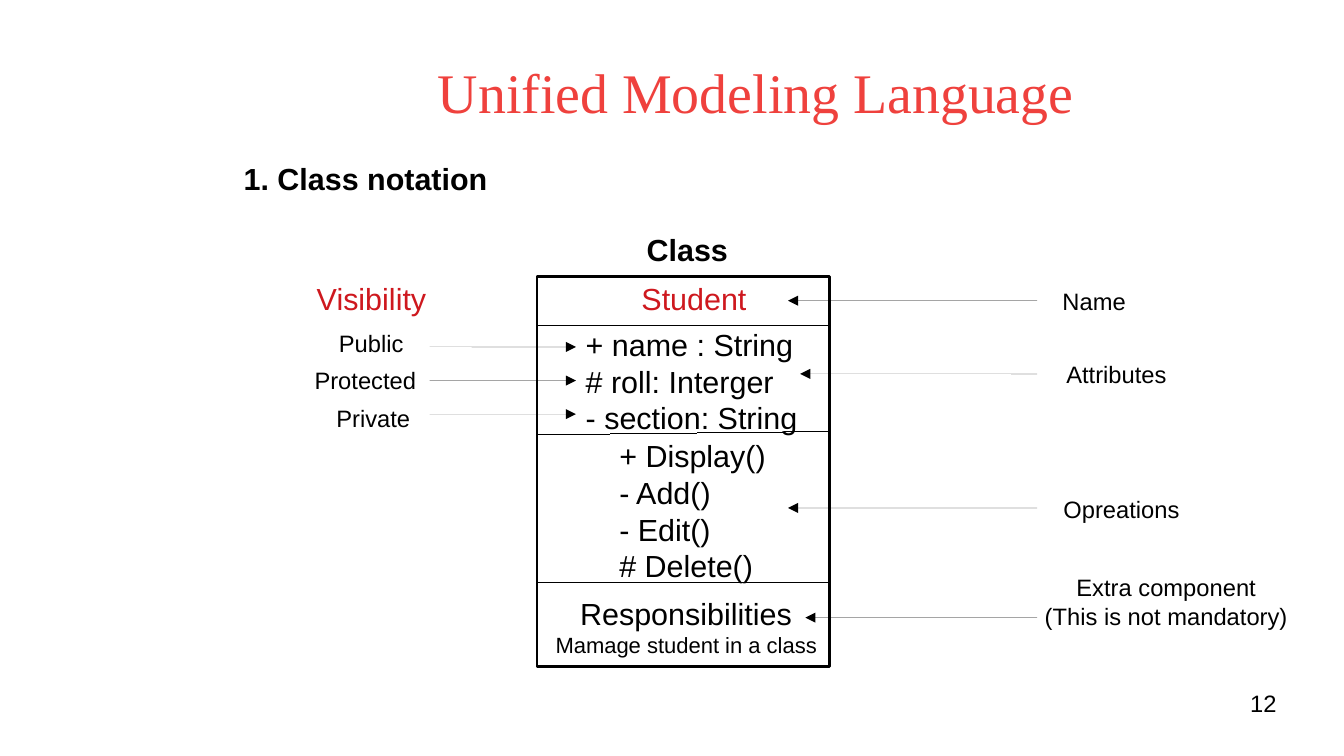
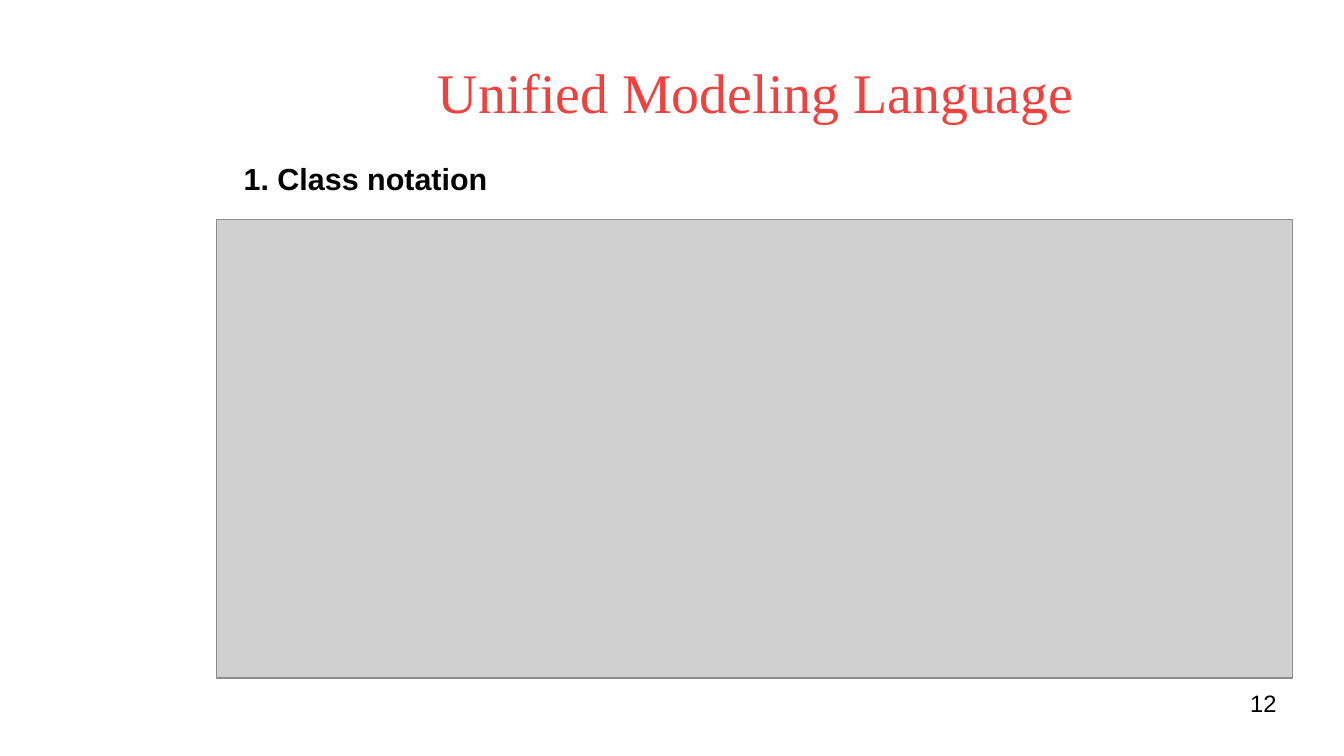
Before and after one commit to voducman/new, a slide deck: slide 12 of UML Presents.odp. Drawn at 1344x756 pixels with LibreOffice and Linux fonts; fonts in the diff are those of the drawing; grey boxes stand for pictures; background and template pictures are left out. Boxes give left, top, right and bottom in pixels: in the first picture for what was removed or moved away, otherwise in the second. Text is boxed around its words. In the diff, an @@ line names an element or a change of style, - is before the commit and + after.

```diff
--- a/UML Presents.odp
+++ b/UML Presents.odp
@@ picture added at <box>217,220,1293,678</box> @@
@@ text removed at <box>647,239,728,262</box> @@
-Class
@@ text removed at <box>317,288,426,316</box> @@
-Visibility
@@ rectangle removed at <box>538,277,831,667</box> @@
@@ text removed at <box>641,288,746,311</box> @@
-Student
@@ text removed at <box>1062,293,1125,311</box> @@
-Name
@@ line removed from (538, 326) to (831, 326) @@
@@ arrow removed from (1038, 301) to (788, 301) @@
@@ text removed at <box>339,334,404,353</box> @@
-Public
@@ arrow removed from (429, 348) to (576, 348) @@
@@ text removed at <box>604,334,798,435</box> @@
-+ name : String
-# roll: Interger
-- section: String
@@ text removed at <box>315,371,417,390</box> @@
-Protected
@@ arrow removed from (429, 381) to (576, 381) @@
@@ arrow removed from (1038, 374) to (800, 374) @@
@@ text removed at <box>1066,365,1166,384</box> @@
-Attributes
@@ text removed at <box>336,409,410,428</box> @@
-Private
@@ arrow removed from (429, 415) to (576, 415) @@
@@ line removed from (538, 435) to (831, 432) @@
@@ text removed at <box>636,445,766,583</box> @@
-+ Display()
-- Add()
-- Edit()
-# Delete()
@@ arrow removed from (1038, 509) to (788, 509) @@
@@ text removed at <box>1063,500,1179,523</box> @@
-Opreations
@@ line removed from (538, 583) to (831, 583) @@
@@ arrow removed from (1038, 618) to (806, 618) @@
```
Also in this commit, not shown: 6 other slides changed, 5 slides added.
